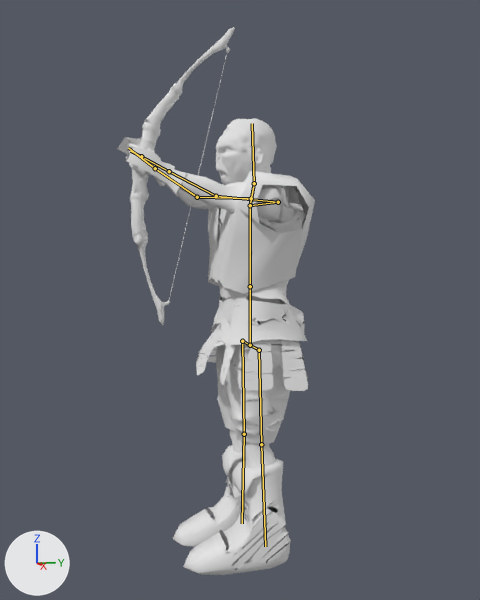
The Blender file blender/model_OrcArcher/model_OrcArcher.blend: old version first, new version second.
Rendered twice from a camera (50 mm lens) standing at (4.48, -1.28, 2.29) and looking at (-0.01, -0.06, 1.84). The axes (+X, +Y, +Z) are drawn at lower left. The lights are the same throughout. Both versions are drawn at frame 60 of the action 'A_OrcArcher_attack'; the numbers are the values there. The bones that bend it are drawn over the model as lines.

Names of what the first picture shows: 'body', 'bow'.
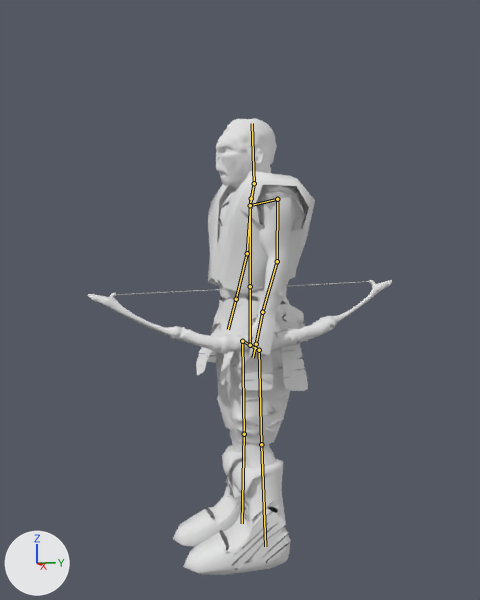
Commit message: animations_orc_archer: correct attack animation number of movements

Boxes [x1, y1, x2, y2] around the edits, measured in the pictures (480 x 600 px):
'body', posed (28% narrower): before [117, 118, 315, 575]; after [173, 118, 315, 575]
'bow', posed (188% wider, 75% shorter): before [130, 27, 235, 325]; after [88, 280, 392, 354]
bone 'torso_L', root to tip: before (250, 205) to (278, 202); after (250, 205) to (277, 199)
bone 'arm_upper_L', root to tip: before (278, 202) to (216, 196); after (277, 199) to (277, 261)
bone 'arm_lower_L', root to tip: before (216, 196) to (169, 171); after (277, 261) to (262, 312)
bone 'hand_L', root to tip: before (169, 171) to (141, 156); after (262, 312) to (256, 344)
bone 'arm_upper_R', root to tip: before (251, 198) to (197, 197); after (251, 198) to (247, 253)
bone 'arm_lower_R', root to tip: before (197, 197) to (155, 168); after (247, 253) to (236, 299)

Patch to the scene script:
```diff
--- a/blender/model_OrcArcher/model_OrcArcher.blend.py
+++ b/blender/model_OrcArcher/model_OrcArcher.blend.py
@@ bone_torso_l @@
 bone_torso_l = bpy.data.objects['Armature'].pose.bones['torso_L']  # child of 'trunk_lower'
-bone_torso_l.rotation_quaternion = (0.991, -0.026, -0.127, 0.01)  # degrees (-3, -15, 2)
+bone_torso_l.rotation_quaternion = (1.0, 0.0, 0.0, 0.0)  # degrees (0, 0, 0)
@@ bone_arm_upper_l @@
 bone_arm_upper_l = bpy.data.objects['Armature'].pose.bones['arm_upper_L']  # child of 'torso_L'
-bone_arm_upper_l.rotation_quaternion = (0.584, -0.366, -0.144, -0.703)  # degrees (-18, -44, -93)
+bone_arm_upper_l.rotation_quaternion = (0.793, -0.6, 0.0, 0.0)  # degrees (-74, 0, 0)
@@ bone_arm_lower_l @@
 bone_arm_lower_l = bpy.data.objects['Armature'].pose.bones['arm_lower_L']  # child of 'arm_upper_L'
-bone_arm_lower_l.rotation_quaternion = (0.989, -0.043, -0.084, -0.116)  # degrees (-4, -10, -13)
+bone_arm_lower_l.rotation_quaternion = (0.991, 0.008, -0.05, -0.125)  # degrees (2, -6, -14)
@@ bone_hand_l @@
 bone_hand_l = bpy.data.objects['Armature'].pose.bones['hand_L']  # child of 'arm_lower_L'
-bone_hand_l.rotation_quaternion = (0.966, 0.078, -0.232, -0.084)  # degrees (12, -26, -13)
+bone_hand_l.rotation_quaternion = (1.0, 0.0, 0.0, 0.0)  # degrees (0, 0, 0)
@@ bone_arm_upper_r @@
 bone_arm_upper_r = bpy.data.objects['Armature'].pose.bones['arm_upper_R']  # child of 'torso_R'
-bone_arm_upper_r.rotation_quaternion = (0.718, -0.161, 0.174, 0.678)  # degrees (0, 27, 87)
+bone_arm_upper_r.rotation_quaternion = (0.819, -0.6, 0.0, 0.0)  # degrees (-72, 0, 0)
@@ bone_arm_lower_r @@
 bone_arm_lower_r = bpy.data.objects['Armature'].pose.bones['arm_lower_R']  # child of 'arm_upper_R'
-bone_arm_lower_r.rotation_quaternion = (0.906, -0.07, 0.308, 0.284)  # degrees (3, 37, 36)
+bone_arm_lower_r.rotation_quaternion = (0.991, -0.05, 0.041, 0.124)  # degrees (-5, 5, 14)
```
